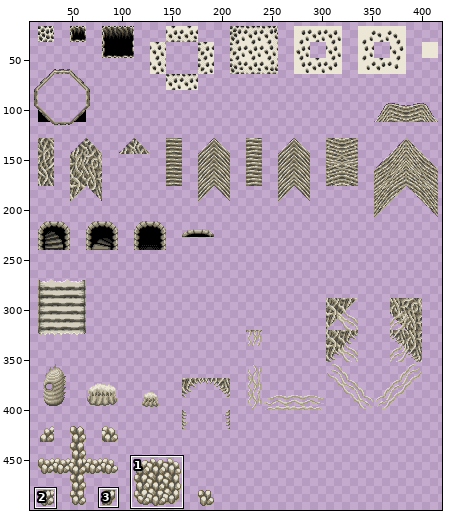
Sprite sheet -- public/gfx/tiles/vanara.png. Above: a wide view before the commit, with the close-up outlined.
Close-up. First the earlier version:
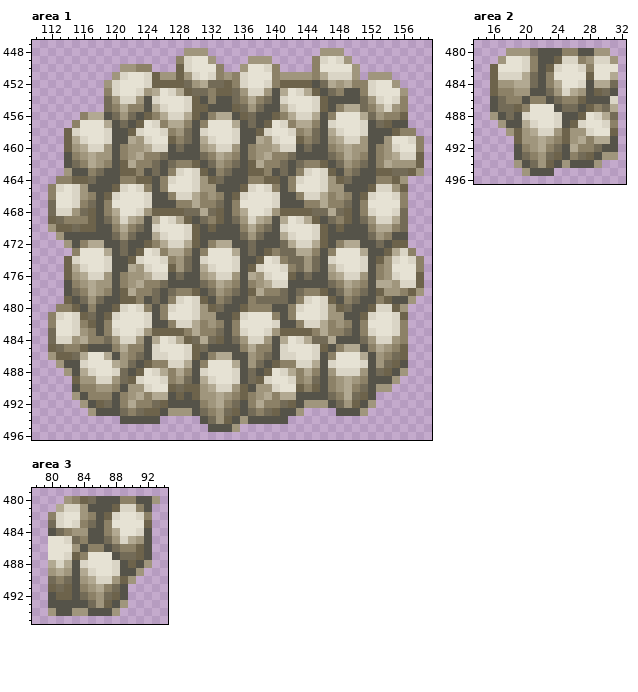
The file is 432x512 pixels. Colours within 5 levels of each other are drawn and written as one. Shown: area 1: x 110..159, y 447..496; area 2: x 14..32, y 479..496; area 3: x 78..94, y 479..495. The wide view leaves out empty margins. The commit also changed other parts of the picture, which this record leaves out.
After the commit:
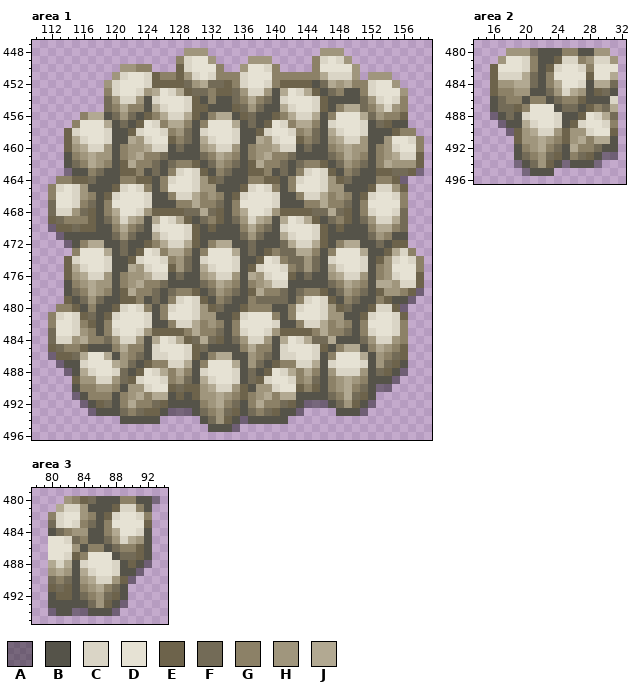
Palette (. is transparent): A #00000064  B #555349  C #dad5c6  D #e6e2d4  E #6d634b  F #736b57  G #8c8167  H #a0967d  J #b2a992
Difference:
Area 1:
Colour A replaces colour H in row 463 at x 114 and 158; in row 464 at x 156; in row 470 at x 112; in row 471 at x 113; in row 472 at x 114; in row 478 at x 158.
Colour A replaces colour H in row 479 at x 157; in row 480 at x 156; in row 486 at x 112; in row 487 at x 113; in row 488 at x 114 and 156; in row 489 at x 155.
Colour A replaces colour H in row 490 at x 153 to 154; in row 491 at x 115; in row 492 at x 116, 144 to 146 and 152; in row 493 at x 117, 127 to 129, 143 and 151; in row 494 at x 136; in row 495 at x 135.
Colour G replaces colour H in row 451 at x 126 to 127, 134 and 141 to 144.
Area 2:
Colour A replaces colour H in row 488 at x 16; in row 489 at x 17; in row 490 at x 18; in row 493 at x 30 to 31; in row 494 at x 19, 25 and 29; in row 495 at x 20.
Area 3:
Colour A replaces colour H in row 480 at x 93; in row 488 at x 92; in row 489 at x 91; in row 490 at x 90; in row 493 at x 89; in row 494 at x 80, 83 to 84 and 88.
